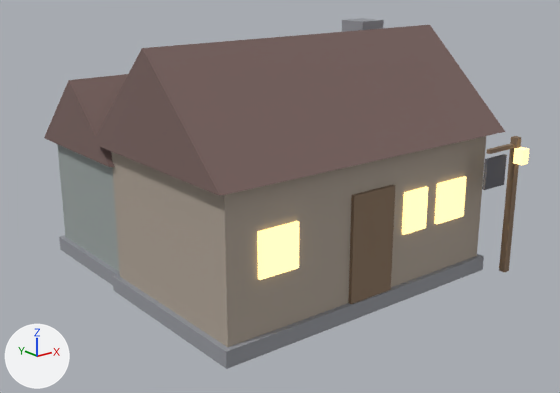
One commit to the glTF model web/assets/meshes/inn.glb: the scene before it, then after it.
The view is the same before and after, from a camera (50 mm lens) standing at (-9.3, -10.86, 6.2) and looking at (0.07, 0.85, 1.52). The lights are fixed; the arrows at lower left show +X, +Y and +Z. The older version comes first. Vertices at exactly the same position are counted once.

In view in the first picture: 'inn'.
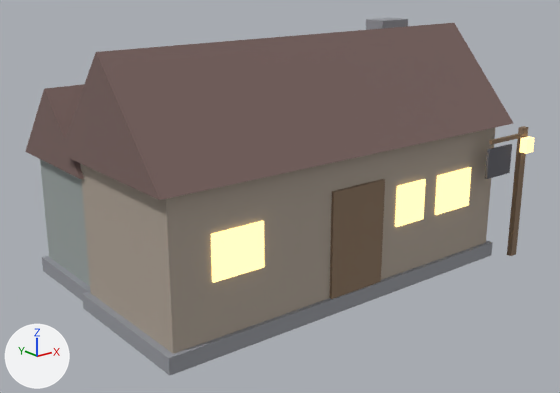
Boxes [x1, y1, x2, y2] around the edits, measured in the pictures (560 x 393 px; the box of a moved part takes in the faces that stretch with it):
'inn', reshaped: before [44, 18, 529, 369]; after [25, 18, 535, 376]
part 1 of me_inn, moved or reshaped: before [113, 254, 484, 369]; after [82, 240, 493, 376]
part 2 of me_inn, moved or reshaped: before [59, 136, 486, 347]; after [42, 127, 496, 354]
part 3 of me_inn, moved or reshaped: before [342, 18, 384, 32]; after [366, 18, 408, 30]
part 4 of me_inn, moved or reshaped: before [92, 25, 505, 196]; after [60, 23, 514, 200]
part 5 of me_inn, moved or reshaped: before [44, 74, 128, 167]; after [25, 84, 84, 179]
part 6 of me_inn, moved or reshaped: before [57, 144, 119, 271]; after [40, 159, 90, 286]
part 7 of me_inn, moved or reshaped: before [348, 185, 396, 304]; after [330, 179, 385, 299]
part 8 of me_inn, moved or reshaped: before [499, 136, 521, 272]; after [507, 126, 528, 256]
part 9 of me_inn, moved or reshaped: before [486, 143, 515, 154]; after [489, 133, 522, 145]
part 10 of me_inn, moved or reshaped: before [257, 221, 299, 280]; after [211, 220, 265, 283]
part 11 of me_inn, moved or reshaped: before [434, 176, 467, 225]; after [434, 167, 472, 215]
part 12 of me_inn, moved or reshaped: before [402, 186, 429, 235]; after [395, 179, 426, 227]
part 13 of me_inn, moved or reshaped: before [513, 147, 529, 165]; after [519, 136, 535, 154]
part 14 of me_inn, moved or reshaped: before [482, 154, 507, 190]; after [485, 144, 512, 179]

Patch to the scene script:
```diff
--- a/web/assets/meshes/inn.glb.py
+++ b/web/assets/meshes/inn.glb.py
@@ me_inn @@
 # used by ob_inn; location = (0.0, 0.0, 0.0)
-me_inn.from_pydata(...)  # 115 vertices, 172 faces; spans x -3.35..3.6, y -2.45..4.7, z 0.0..4.9
+me_inn.from_pydata(...)  # 115 vertices, 172 faces; spans x -4.12..4.5, y -1.96..3.8, z 0.0..4.9
+# me_inn part 1: the loose piece of 8 vertices spanning x -3.2..3.2, y -1.9..1.9, z 0.0..0.3 is scaled about its middle by (1.25, 0.8, 1)
+# me_inn part 2: the loose piece of 15 vertices spanning x -3.1..3.1, y -1.8..4.6, z 0.0..2.9 is scaled about the mesh origin by (1.25, 0.8, 1)
+# me_inn part 3: the loose piece of 8 vertices spanning x 1.9..2.5, y 0.5..1.1, z 2.9..4.9 is scaled about the mesh origin by (1.25, 0.8, 1)
+# me_inn part 4: the loose piece of 6 vertices spanning x -3.35..3.35, y -2.05..2.05, z 2.9..4.8 is scaled about its middle by (1.23, 0.824, 1)
+# me_inn part 5: the loose piece of 6 vertices spanning x -3.2..0.0, y 1.7..4.7, z 2.5..3.9 is scaled about its middle by (1.22, 0.827, 1), then moved by (-0.4, -0.64, 0.0)
+# me_inn part 6: the loose piece of 8 vertices spanning x -3.0..-0.2, y 1.9..4.5, z 0.3..2.5 is scaled about the mesh origin by (1.25, 0.8, 1)
+# me_inn part 7: the loose piece of 8 vertices spanning x -0.5..0.5, y -1.87..-1.77, z 0.3..2.3 is scaled about the mesh origin by (1.25, 0.8, 1)
+# me_inn part 8: the loose piece of 8 vertices spanning x 3.43..3.57, y -2.27..-2.13, z 0.0..2.8 is scaled about the mesh origin by (1.25, 0.8, 1)
+# me_inn part 9: the loose piece of 8 vertices spanning x 2.65..3.55, y -2.24..-2.16, z 2.6..2.68 is scaled about the mesh origin by (1.25, 0.8, 1)
+# me_inn part 10: the loose piece of 8 vertices spanning x -2.5..-1.7, y -1.86..-1.78, z 1.3..2.1 is scaled about the mesh origin by (1.25, 0.8, 1)
+# me_inn part 11: the loose piece of 8 vertices spanning x 1.7..2.5, y -1.86..-1.78, z 1.3..2.1 is scaled about the mesh origin by (1.25, 0.8, 1)
+# me_inn part 12: the loose piece of 8 vertices spanning x 0.8..1.4, y -1.86..-1.78, z 1.3..2.1 is scaled about the mesh origin by (1.25, 0.8, 1)
+# me_inn part 13: the loose piece of 8 vertices spanning x 3.4..3.6, y -2.45..-2.25, z 2.3..2.6 is scaled about the mesh origin by (1.25, 0.8, 1)
+# me_inn part 14: the loose piece of 8 vertices spanning x 2.6..3.2, y -2.23..-2.17, z 1.9..2.5 is scaled about the mesh origin by (1.25, 0.8, 1)
 me_inn.materials.append(mat_mat_stone)
```
